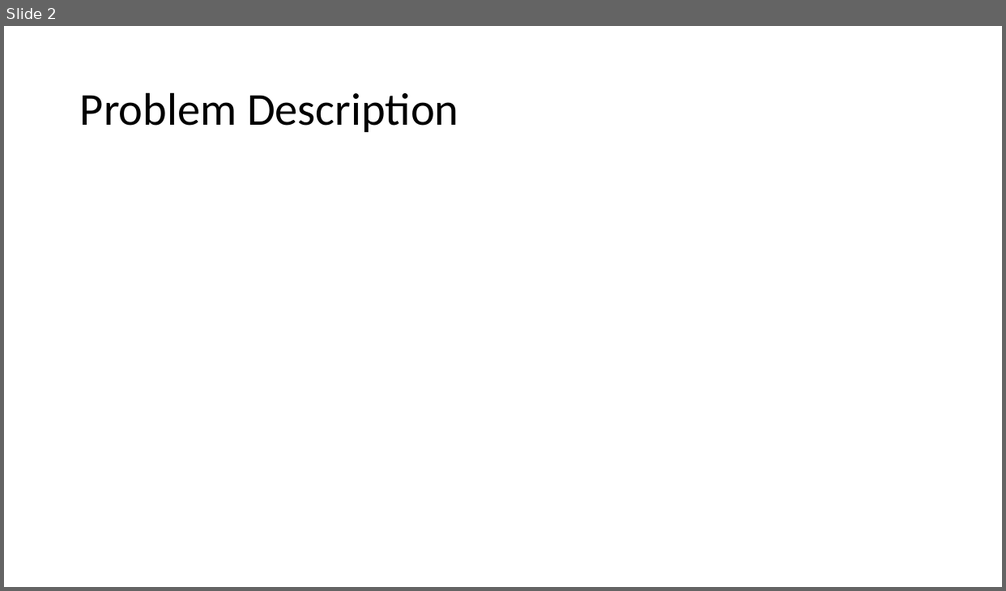
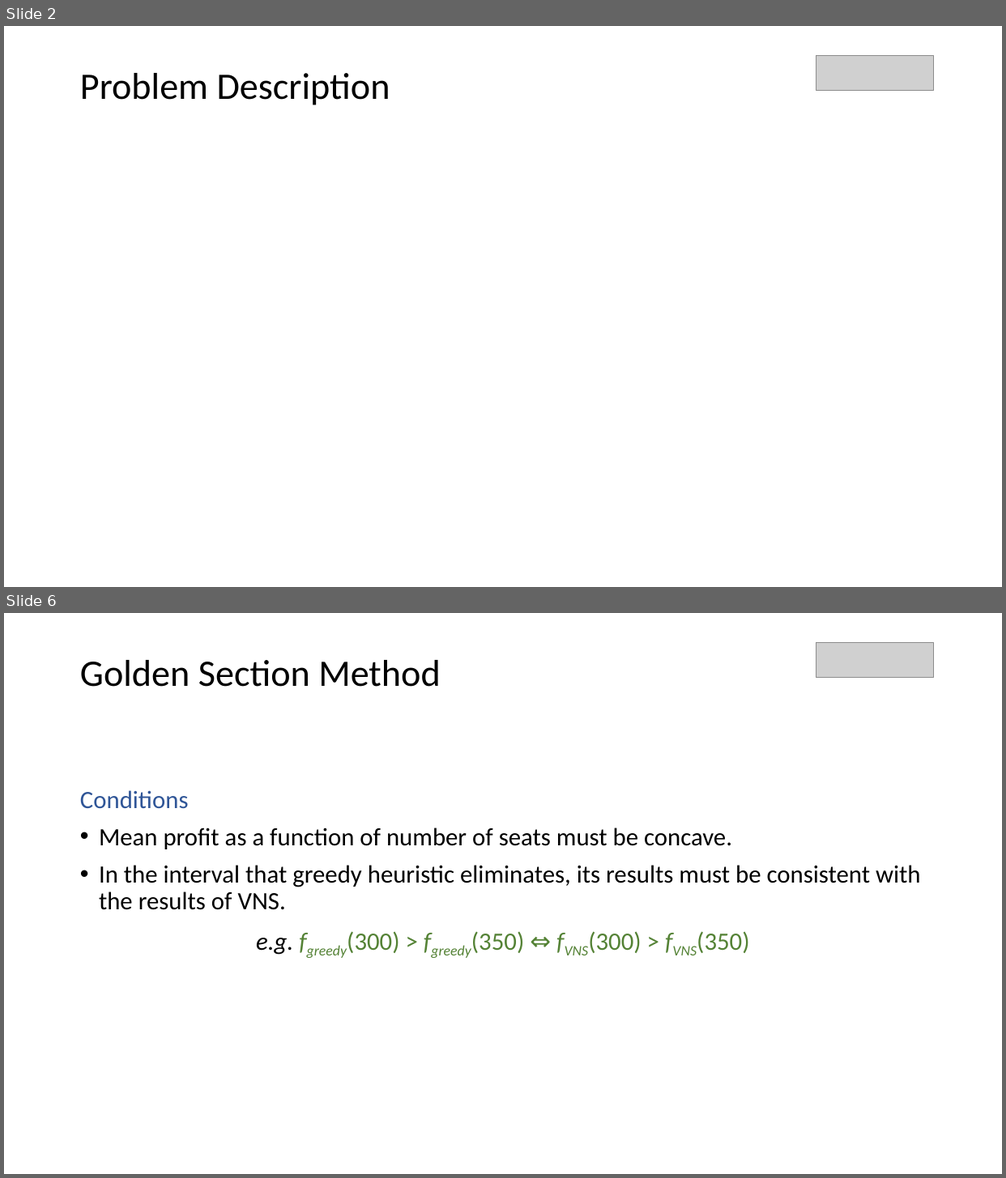
Before and after one commit to parkjan4/OptSim, a slide deck: Presentation.pptx. Shown one above the other, each under a label of ours: slide 2 before the commit, slides 2 and 6 after it; the slides between them are not shown. The pictures are 1006x591 and 1006x1178 pixels, drawn with LibreOffice and Linux fonts; fonts in the diff are those of the drawing; grey boxes stand for pictures. Boxes give left, top, right and bottom in pixels: in the first picture for what was removed or moved away, otherwise in the second. Text is boxed around its words. In the diff, an @@ line names an element or a change of style, - is before the commit and + after.

```diff
--- a/Presentation.pptx
+++ b/Presentation.pptx
@@ slide 6 added at [4,613,1002,1174], background #FFFFFF @@
@@ title added at [80,660,440,687], 36 pt, text #000000 @@
+Golden Section Method
@@ picture added at [816,643,933,677] @@
@@ text added at [80,790,921,955], 24 pt, text #000000 @@
+Conditions
+• Mean profit as a function of number of seats must be concave.
+• In the interval that greedy heuristic eliminates, its results must be consistent with the results of VNS.
+e.g. fgreedy(300) > fgreedy(350) ⇔ fVNS(300) > fVNS(350)
@@ slide 2 changed as well @@
@@ title "Problem Description" at [80,73,390,105]: size 44 to 36 pt @@
@@ picture added at [816,56,933,90] @@
```
Also in this commit, not shown: 1 other slide changed, 9 other slides added, 1 slide removed, 2 other files.
